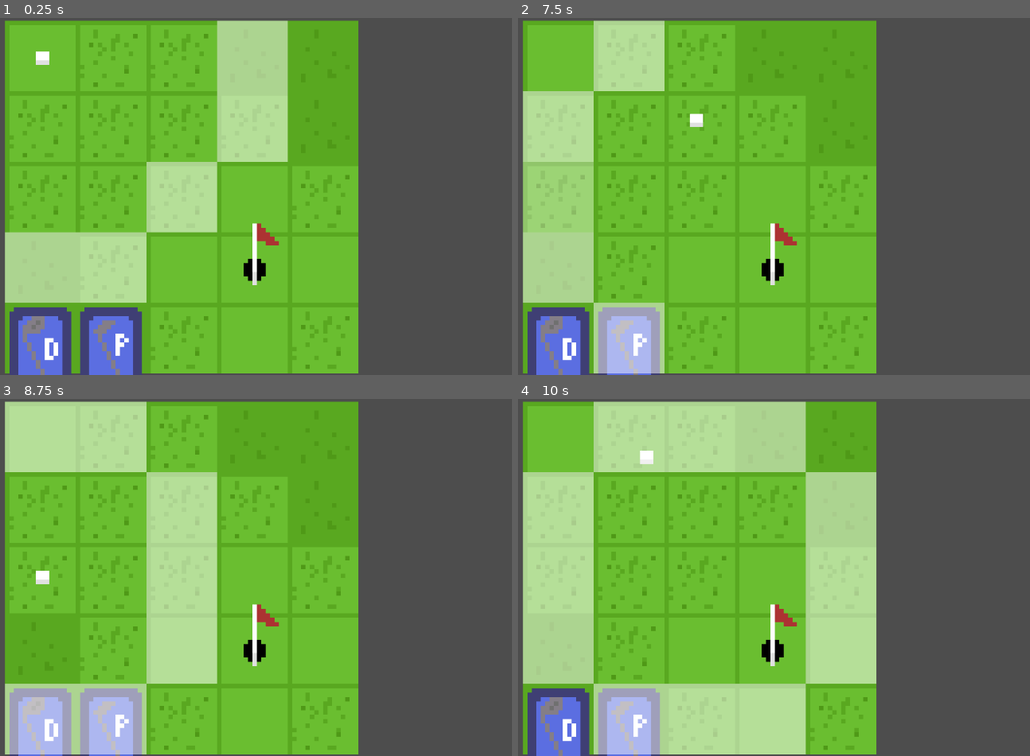
Above: before the commit, frames 1-4 (two rows, left to right).
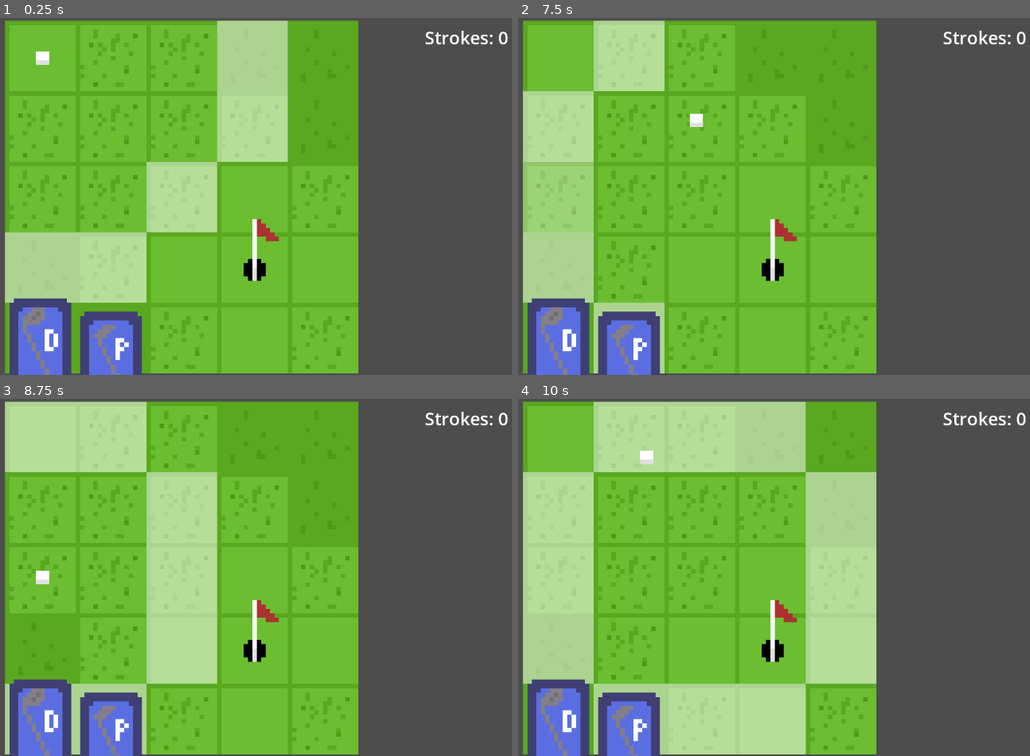
Above: after the commit, the same moments.

Repository: sans-glitch/GameJam3
Game: Godot game, scene res://scenes/game.tscn
Two runs of this game, one before a commit and one after it. Both use one fixed random seed, a clock stepped at 60 frames per second and the inputs below.
Inputs (mouse positions are in pixels of both pictures, inside the frame that each line leads up to):
- Up to frame 1 (0.25 s): no input
- Up to frame 2 (7.5 s): click (768, 57) at 0.52 s; click (768, 125) at 1.27 s; click (697, 57) at 2 s; click (630, 57) at 2.77 s; click (840, 57) at 3.52 s; click (558, 125) at 4.27 s; click (840, 125) at 5.02 s; click (697, 125) at 5.77 s; click (768, 196) at 6.52 s; click (558, 196) at 7.27 s
- Up to frame 3 (8.75 s): click (40, 648) at 8.02 s
- Up to frame 4 (10 s): click (697, 577) at 8.77 s; click (630, 577) at 9.52 s

The runs differ from the first frame. In frame 1, 2.0% of the frame differs, in the area x 1-100%, y 3-100%; in frame 2, 3.6%; in frame 3, 5.1%; in frame 4, 3.6%.

Commit message:
Added clubs and sounds

Diff:
--- a/scenes/game.tscn
+++ b/scenes/game.tscn
@@ -1,13 +1,17 @@
-[gd_scene load_steps=9 format=4 uid="uid://c5k7dauwom50e"]
+[gd_scene load_steps=11 format=4 uid="uid://c5k7dauwom50e"]
 
 [ext_resource type="Script" path="res://scripts/game.gd" id="1_l80jb"]
 [ext_resource type="PackedScene" uid="uid://mfretc5kklm5" path="res://scenes/course.tscn" id="2_rg2s8"]
 [ext_resource type="TileSet" uid="uid://cpqhp2n3mobqs" path="res://resources/tile_set.tres" id="3_ts5pa"]
 [ext_resource type="Texture2D" uid="uid://b4qke8voj4wia" path="res://assets/golf-ball.png" id="4_ladr3"]
 [ext_resource type="PackedScene" uid="uid://do1p7nc3o15d" path="res://scenes/selection_tile.tscn" id="5_da3uh"]
+[ext_resource type="Script" path="res://scripts/club_manager.gd" id="6_hrvwh"]
 [ext_resource type="Texture2D" uid="uid://bt1ev3otsy88j" path="res://assets/driver.png" id="6_khxi0"]
 [ext_resource type="Texture2D" uid="uid://b2uegtojjn0fg" path="res://assets/putter.png" id="7_suhnq"]
 [ext_resource type="Texture2D" uid="uid://bdp7hrrku7bnt" path="res://assets/flag.png" id="8_a5x5g"]
+
+[sub_resource type="LabelSettings" id="LabelSettings_kl1hk"]
+font_size = 32
 
 [node name="Game" type="Node2D"]
 script = ExtResource("1_l80jb")
@@ -23,6 +27,7 @@
 tile_set = ExtResource("3_ts5pa")
 
 [node name="GolfBall" type="Sprite2D" parent="."]
+z_index = 2
 scale = Vector2(8, 8)
 texture = ExtResource("4_ladr3")
 centered = false
@@ -31,20 +36,34 @@
 visible = false
 scale = Vector2(8, 8)
 
-[node name="Driver" type="Sprite2D" parent="."]
-position = Vector2(0, 520)
+[node name="ClubManager" type="Node2D" parent="."]
 scale = Vector2(8, 8)
+script = ExtResource("6_hrvwh")
+
+[node name="Driver" type="Sprite2D" parent="ClubManager"]
+z_index = 5
+position = Vector2(0, 65)
 texture = ExtResource("6_khxi0")
 centered = false
 
-[node name="Putter" type="Sprite2D" parent="."]
-position = Vector2(128, 512)
-scale = Vector2(8, 8)
+[node name="Putter" type="Sprite2D" parent="ClubManager"]
+z_index = 5
+position = Vector2(16, 64)
 texture = ExtResource("7_suhnq")
 centered = false
 
 [node name="Flag" type="Sprite2D" parent="."]
+z_index = 2
 scale = Vector2(8, 8)
 texture = ExtResource("8_a5x5g")
 centered = false
-offset = Vector2(0, -2)
+offset = Vector2(0, -3)
+
+[node name="StrokeLabel" type="Label" parent="."]
+offset_left = 678.0
+offset_top = 8.0
+offset_right = 911.0
+offset_bottom = 53.0
+text = "Strokes: 0"
+label_settings = SubResource("LabelSettings_kl1hk")
+horizontal_alignment = 2
